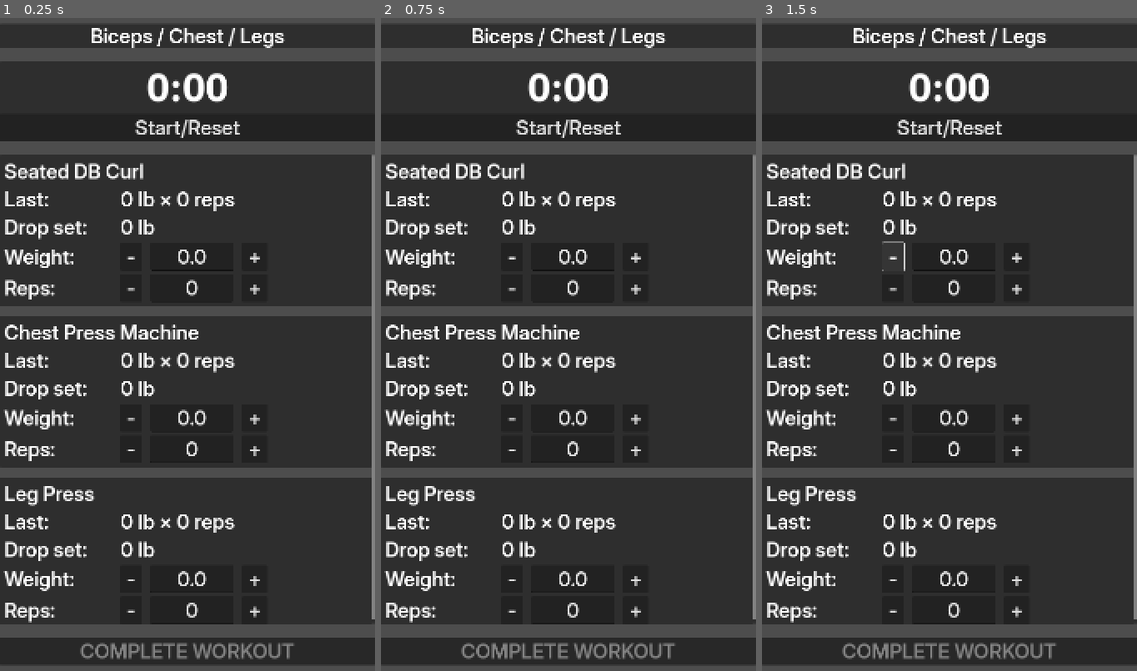
Above: before the commit, frames 1-3 (left to right).
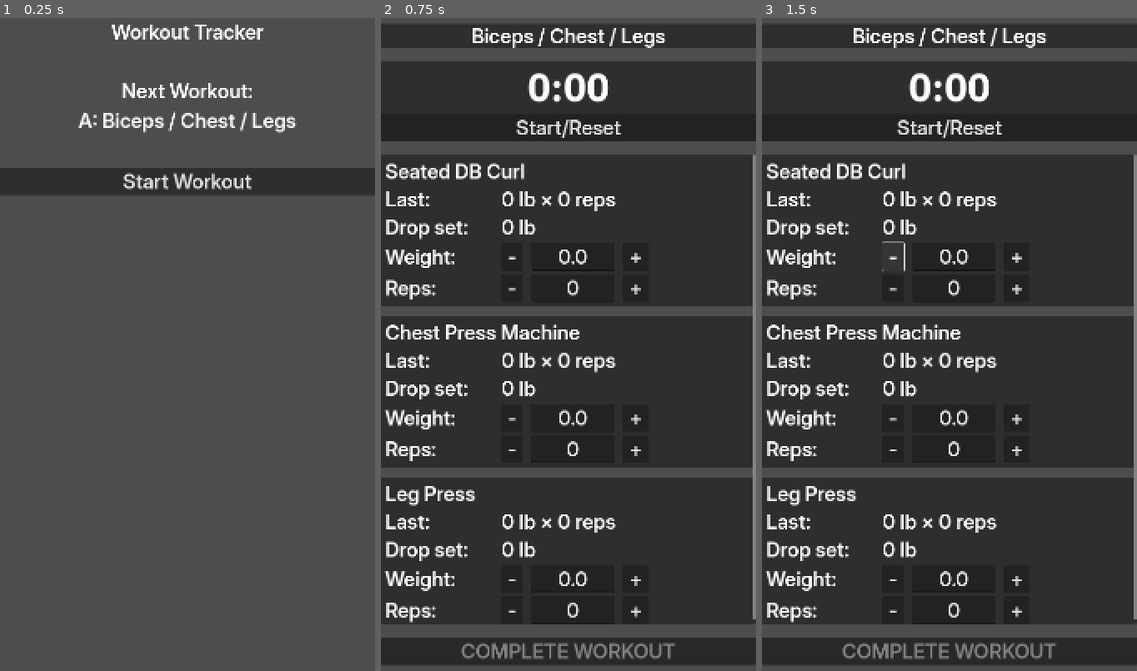
Above: after the commit, the same moments.

Repository: DanielMcPherson/workout-tracker
Game: Godot game, scene res://workout_menu.tscn
Same seed, same stepped clock (60 frames per second), same inputs: the game is played once before the commit and once after it. Before the commit the project starts from res://main.tscn.
Inputs (mouse positions are in pixels of both pictures, inside the frame that each line leads up to):
- Up to frame 1 (0.25 s): no input
- Up to frame 2 (0.75 s): click (568, 181) at 0.5 s, where only the run after the commit has a clickable "Start Workout"
- Up to frame 3 (1.5 s): click "-" at 1.25 s

The runs differ from the first frame. In frame 1, 84% of the frame differs, in the area x 0-100%, y 1-99%; in frame 2, nothing differs; in frame 3, nothing differs.

Commit message:
Main menu

Diff:
--- a/main.gd
+++ b/main.gd
@@ -277,3 +277,6 @@
 		_timer_running = false
 
 	_save_current_workout_results()
+
+	# Go to “Workout Completed / Next Workout” screen
+	get_tree().change_scene_to_file("res://workout_menu.tscn")
--- a/project.godot
+++ b/project.godot
@@ -11,7 +11,7 @@
 [application]
 
 config/name="workout-tracker"
-run/main_scene="uid://da2greqv7rspm"
+run/main_scene="uid://cvdmqntogdx7n"
 config/features=PackedStringArray("4.5", "Mobile")
 config/icon="res://icon.svg"
 
--- /dev/null
+++ b/workout_menu.gd
@@ -0,0 +1,79 @@
+extends Control
+
+@onready var title_label: Label = $MainMargin/MainVBox/TitleLabel
+@onready var workout_label: Label = $MainMargin/MainVBox/WorkoutLabel
+@onready var start_button: Button = $MainMargin/MainVBox/StartButton
+
+const CONFIG_SRC: String = "res://program_config.json"
+const CONFIG_DST: String = "user://program_config.json"
+
+var _program_config: Dictionary = {}
+
+func _ready() -> void:
+	_ensure_user_config_exists()
+	_load_program_config()
+	start_button.pressed.connect(_on_start_button_pressed)
+
+func _ensure_user_config_exists() -> void:
+	if FileAccess.file_exists(CONFIG_DST):
+		return
+
+	var src := FileAccess.open(CONFIG_SRC, FileAccess.READ)
+	if src == null:
+		push_error("Could not open default config at %s" % CONFIG_SRC)
+		return
+
+	var dst := FileAccess.open(CONFIG_DST, FileAccess.WRITE)
+	if dst == null:
+		push_error("Could not open user config at %s" % CONFIG_DST)
+		return
+
+	var contents := src.get_as_text()
+	dst.store_string(contents)
+
+func _load_program_config() -> void:
+	var file := FileAccess.open(CONFIG_DST, FileAccess.READ)
+	if file == null:
+		push_error("Could not open %s (error %d)" % [CONFIG_DST, FileAccess.get_open_error()])
+		return
+
+	var text := file.get_as_text()
+	var json := JSON.new()
+	var err := json.parse(text)
+	if err != OK:
+		push_error("JSON parse error in %s: %s" % [CONFIG_DST, json.get_error_message()])
+		return
+
+	var data = json.data
+	if typeof(data) != TYPE_DICTIONARY:
+		push_error("Invalid JSON format in %s" % CONFIG_DST)
+		return
+
+	_program_config = data
+	_update_ui_for_current_workout()
+
+func _update_ui_for_current_workout() -> void:
+	if _program_config.is_empty():
+		return
+
+	var meta: Dictionary = _program_config.get("meta", {})
+	var workouts: Array = _program_config.get("workouts", [])
+	if workouts.is_empty():
+		push_error("No workouts defined in program_config.json")
+		return
+
+	var current_index: int = int(meta.get("current_workout_index", 0))
+	current_index = clamp(current_index, 0, workouts.size() - 1)
+
+	var workout: Dictionary = workouts[current_index]
+	var letter := String.chr(ord("A") + current_index)
+	var workout_name: String = "%s: %s" % [
+		letter,
+		workout.get("name", "Workout %d" % current_index)
+	]
+
+	title_label.text = "Workout Tracker"
+	workout_label.text = workout_name
+
+func _on_start_button_pressed() -> void:
+	get_tree().change_scene_to_file("res://main.tscn")
--- /dev/null
+++ b/workout_menu.tscn
@@ -0,0 +1,52 @@
+[gd_scene load_steps=3 format=3 uid="uid://cvdmqntogdx7n"]
+
+[ext_resource type="Theme" uid="uid://cd80csmhkm7bd" path="res://app_theme.tres" id="1_2pagq"]
+[ext_resource type="Script" uid="uid://da4ruu15m78fj" path="res://workout_menu.gd" id="1_4bjdd"]
+
+[node name="WorkoutMenu" type="Control"]
+layout_mode = 3
+anchors_preset = 15
+anchor_right = 1.0
+anchor_bottom = 1.0
+grow_horizontal = 2
+grow_vertical = 2
+theme = ExtResource("1_2pagq")
+script = ExtResource("1_4bjdd")
+
+[node name="MainMargin" type="MarginContainer" parent="."]
+layout_mode = 1
+anchors_preset = 15
+anchor_right = 1.0
+anchor_bottom = 1.0
+grow_horizontal = 2
+grow_vertical = 2
+theme_override_constants/margin_top = 20
+
+[node name="MainVBox" type="VBoxContainer" parent="MainMargin"]
+layout_mode = 2
+theme_override_constants/separation = 12
+
+[node name="TitleLabel" type="Label" parent="MainMargin/MainVBox"]
+layout_mode = 2
+text = "Workout Tracker"
+horizontal_alignment = 1
+
+[node name="SpacerLabel" type="Label" parent="MainMargin/MainVBox"]
+layout_mode = 2
+
+[node name="NextLabel" type="Label" parent="MainMargin/MainVBox"]
+layout_mode = 2
+text = "Next Workout:"
+horizontal_alignment = 1
+
+[node name="WorkoutLabel" type="Label" parent="MainMargin/MainVBox"]
+layout_mode = 2
+text = "Biceps, Chest, Abs"
+horizontal_alignment = 1
+
+[node name="SpacerLabel2" type="Label" parent="MainMargin/MainVBox"]
+layout_mode = 2
+
+[node name="StartButton" type="Button" parent="MainMargin/MainVBox"]
+layout_mode = 2
+text = "Start Workout"
Not shown, added: workout_menu.gd.uid
